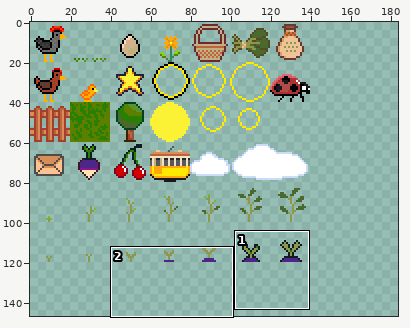
Sprite sheet, stored at graphics/images.png. The first picture is a wide view before the edit; the outline marks the close-up.
Close-up. Before the edit:
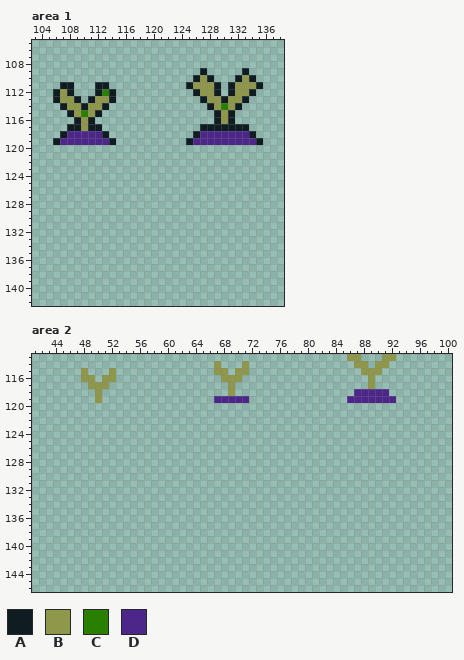
The file is 256x256 pixels. Pixels under 10% opacity are left out. Colours within 5 levels of each other are drawn and written as one. Shown: area 1: x 103..138, y 105..142; area 2: x 41..100, y 113..146. The wide view leaves out empty margins. The commit also changed other parts of the picture, which this record leaves out.
Palette (. is transparent): A #0f1c21  B #8f974a  C #297f00  D #4d2689
Pixels before, area 1, first column x 106:
109 .....................A.....A..
110 ....................ABA...ABA.
111 .AA...AA...........ABBBA.ABBBA
112 ABA...ACA...........ABBA.ABBA.
113 ABBA.ABBA............ABBABBA..
114 .ABBABBA..............ABCBA...
115 ..ABCBA................ABA....
116 ...ABA.................ABA....
117 ..AABAA..............AAAAAAA..
118 .ADDDDDA............ADDDDDDDA.
119 ADDDDDDDA..........ADDDDDDDDDA
Pixels before, area 2, first column x 48:
113 ......................................BB...BB
114 ...................B...B...............BB.BB.
115 B...B..............BB.BB................BBB..
116 BB.BB...............BBB..................B...
117 .BBB.................B...................B...
118 ..B..................B.................DDDDD.
119 ..B................DDDDD..............DDDDDDD
The result:
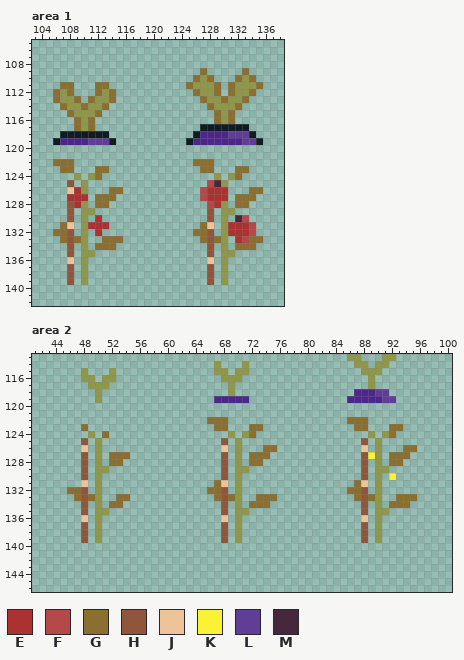
Colours new in this view: E #ac3232  F #b54949  G #8a6f30  H #8f563b  J #eec39a  K #fbf236  L #613e96  M #45283c
Changes in this commit:
Changed rows in their new state; - is an unchanged pixel.
Area 1:
first column x 106:
109 ---------------------G-----G--
110 --------------------G-G---G-G-
111 -GG---GG-----------G---G-G---G
112 G-G---GBG-----------G--G-G--G-
113 G--G-G--G------------G--G--G--
114 -G--G--G--------------G-B-G---
115 --G-B-G----------------G-G----
116 ---G-G-----------------G-G----
117 --.G-G.-----------------------
118 --AAAAA------------------LLL--
119 -----LLL-------------------LL-
122 GGG-----------------GGG-------
123 -GG---GG-------------GG---GG--
124 ---B-BG----------------B-BG---
125 --H-B-----------------FMB-----
126 --JEB---GG-----------FEEE---GG
127 --EEE-GGG------------FEEE-GGG-
128 --HEB-GG--------------FEB-GG--
129 --H-BB----------------H-BB----
130 --H-B-E---------------H-B-MF--
131 -GJ-BEEE-------------GJ-BEEEF-
132 GGH-B-E-------------GGH-BEEEF-
133 -GHGB--GGG-----------GHGB-EFGG
134 --H-B-GGG-------------H-B-GGG-
135 --H-BB----------------H-BB----
136 --J-B-----------------J-B-----
137 --H-B-----------------H-B-----
138 --H-B-----------------H-B-----
139 --H-B-----------------H-B-----
Area 2:
first column x 46:
118 --------------------------------------------LL----
119 ---------------------------------------------LL---
122 --------------------GGG-----------------GGG-------
123 --G------------------GG---GG-------------GG---GG--
124 ---B-G-----------------B-BG----------------B-BG---
125 --H-B-----------------H-B-----------------H-B-----
126 --J-B-----------------J-B---GG------------J-B---GG
127 --H-B-GGG-------------H-B-GGG-------------HKB-GGG-
128 --H-B-GG--------------H-B-GG--------------H-B-GG--
129 --H-BB----------------H-BB----------------H-BB----
130 --H-B-----------------H-B-----------------H-B-K---
131 --J-B----------------GJ-B----------------GJ-B-----
132 GGH-B---------------GGH-B---------------GGH-B-----
133 -GHGB--GG------------GHGB--GGG-----------GHGB--GGG
134 --H-B-GG--------------H-B-GGG-------------H-B-GGG-
135 --H-BB----------------H-BB----------------H-BB----
136 --J-B-----------------J-B-----------------J-B-----
137 --H-B-----------------H-B-----------------H-B-----
138 --H-B-----------------H-B-----------------H-B-----
139 --H-B-----------------H-B-----------------H-B-----
Where, in picture pixels (left, top, right, bottom), the same in both close-ups:
changed: (186, 68, 263, 285)
changed: (53, 82, 123, 285)
changed: (347, 389, 417, 543)
added: (207, 417, 277, 543)
added: (67, 424, 130, 543)
